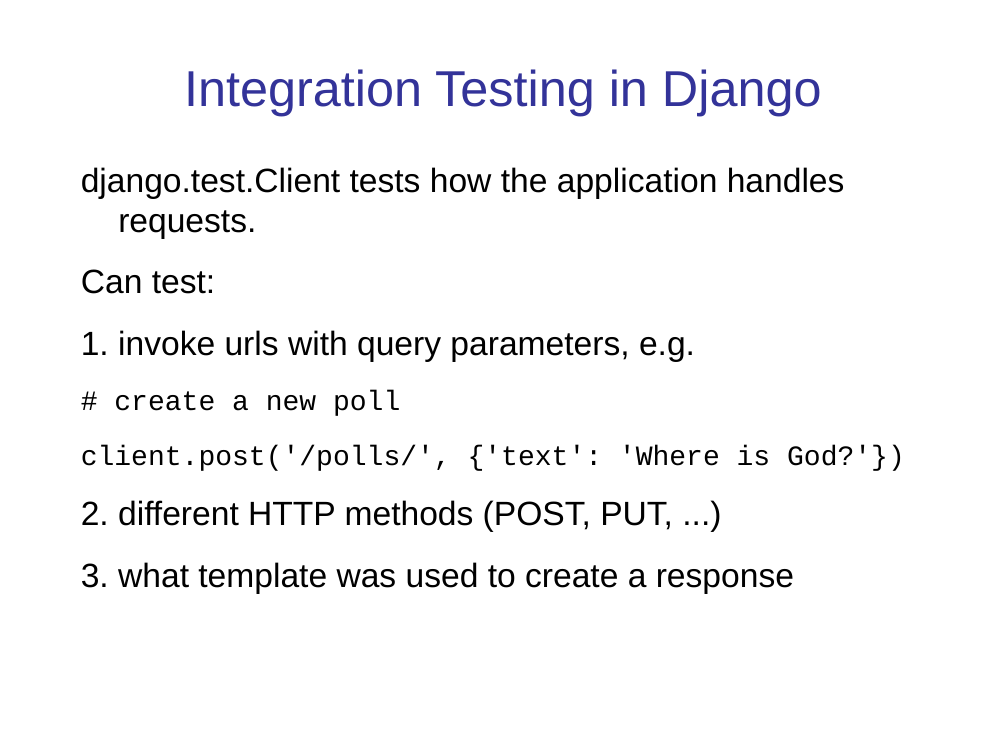
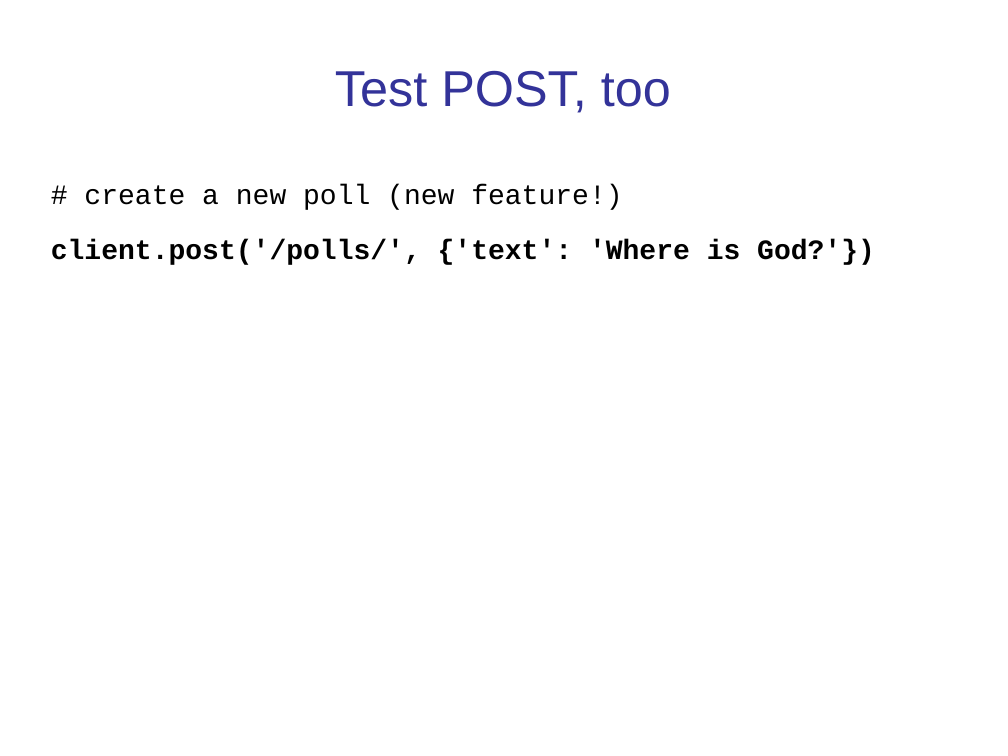
Before and after one commit to cpske/ISP, a slide deck: slide 10 of testing/WebTesting.ppt (slide 9 before the commit). Drawn at 1008x756 pixels with LibreOffice and Linux fonts; fonts in the diff are those of the drawing. Boxes give left, top, right and bottom in pixels: in the first picture for what was removed or moved away, otherwise in the second. Text is boxed around its words. In the diff, an @@ line names an element or a change of style, - is before the commit and + after.

Commit message:
Add E2E testing

```diff
--- a/testing/WebTesting.ppt
+++ b/testing/WebTesting.ppt
@@ title at [335, 71, 671, 113]: text changed @@
-Integration Testing in Django
+Test POST, too
@@ text "# create a new poll ...": place and size @@
-text "# create a new poll ..." at [81, 167, 905, 594]
+text "# create a new poll ..." at [51, 184, 875, 265]
@@ text at [84, 184, 622, 210]: text changed; size 24 to 20 pt; font Arial to Courier New @@
-django.test.Client tests how the application handles requests.
-Can test:
-1. invoke urls with query parameters, e.g.
-# create a new poll
+# create a new poll (new feature!)
@@ text at [51, 239, 875, 265]: bold on in "client.post('/polls/', {'text': 'Where is God?'})" @@
@@ text at [81, 500, 794, 594]: paragraphs removed @@
-2. different HTTP methods (POST, PUT, ...)
-3. what template was used to create a response
```
Also in this commit, not shown: 6 other slides changed, 9 slides added, 2 slides removed, 2 other files.
